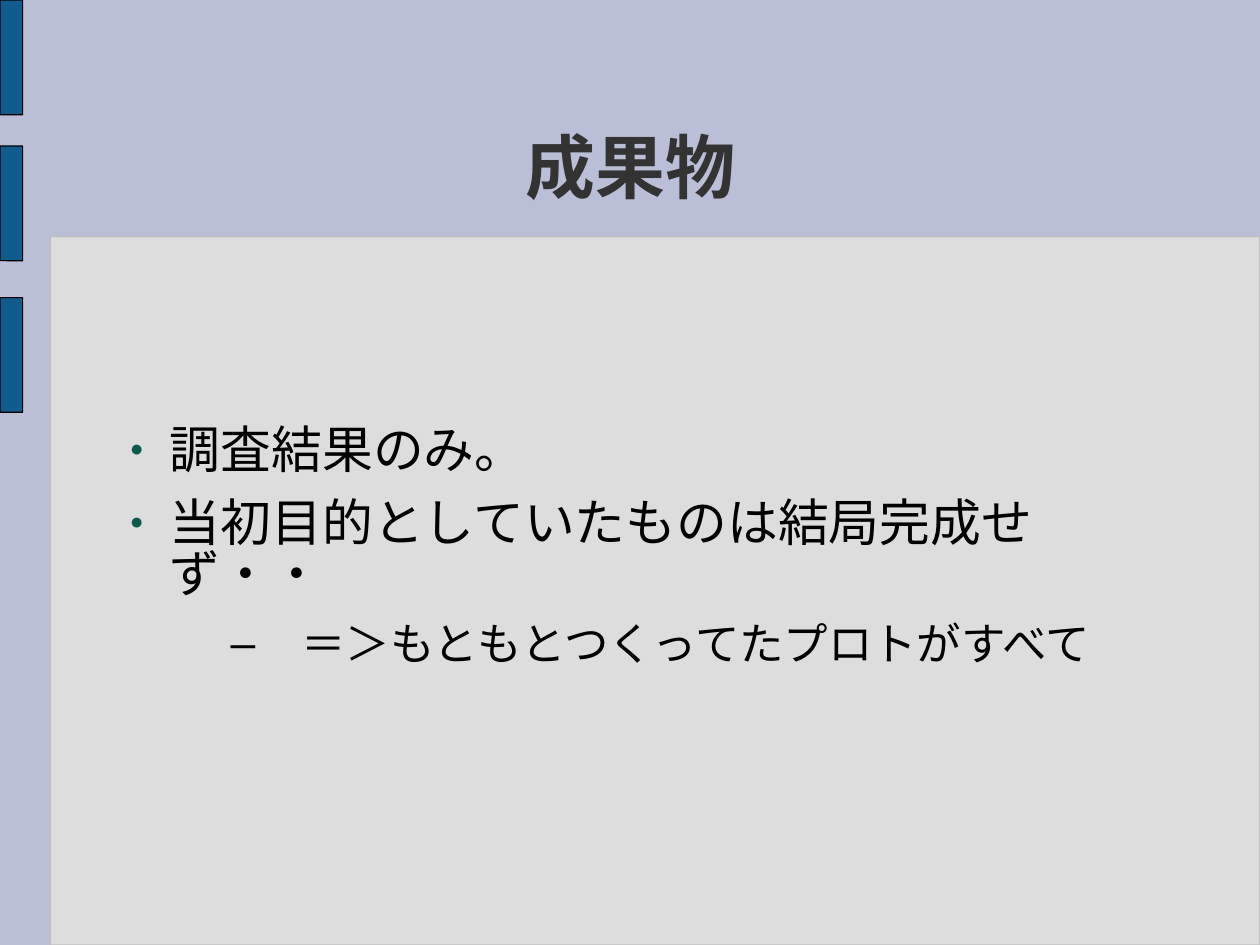
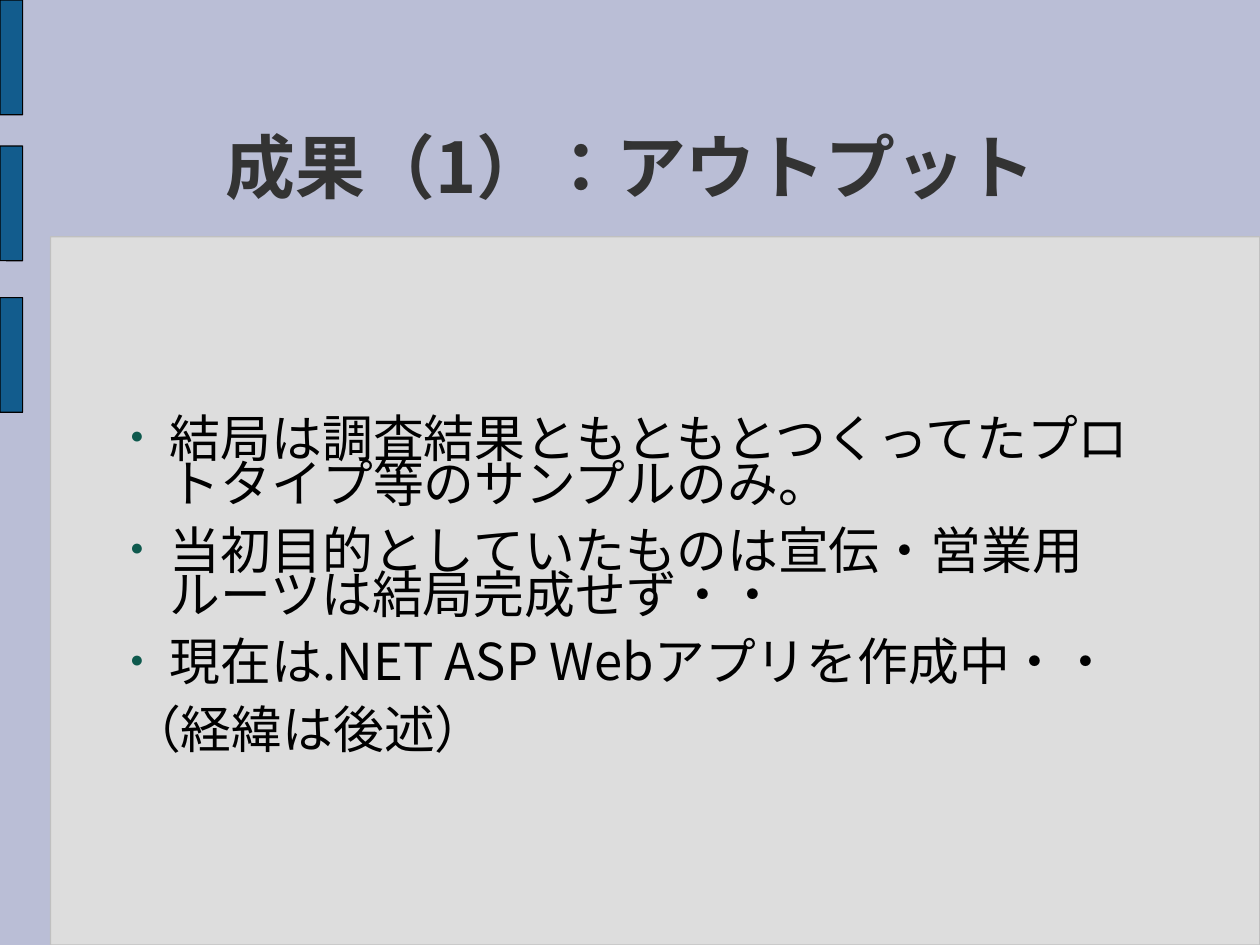
Before and after one commit to sec-d04/RTMWeb, a slide deck: slide 7 of Document/Presentation/RTMWeb_ResearchPresentation.ppt (slide 11 before the commit). Drawn at 1260x945 pixels with LibreOffice and Linux fonts; fonts in the diff are those of the drawing. Boxes give left, top, right and bottom in pixels: in the first picture for what was removed or moved away, otherwise in the second. Text is boxed around its words. In the diff, an @@ line names an element or a change of style, - is before the commit and + after.

Commit message:
成果発表資料全体大修正　一応完成版のつもり
・発表の流れをシンプルにし、それにあわせ全体を再構成した。
・「おさらい」のRTMの説明を削除した。
・今後を修正した。
・OpenHRIにあったRTM+WEBの説明を追加した。
・意見のまとまってない点を記載した。
・新提案を追加した。

```diff
--- a/Document/Presentation/RTMWeb_ResearchPresentation.ppt
+++ b/Document/Presentation/RTMWeb_ResearchPresentation.ppt
@@ title at box(225, 133, 1035, 200): text changed @@
-成果物
+成果（1）：アウトプット
@@ text at box(130, 414, 1129, 753): text changed @@
-● 調査結果のみ。
-● 当初目的としていたものは結局完成せず・・
-  – ＝＞もともとつくってたプロトがすべて
+● 結局は調査結果ともともとつくってたプロトタイプ等のサンプルのみ。
+● 当初目的としていたものは宣伝・営業用ルーツは結局完成せず・・
+● 現在は.NET ASP Webアプリを作成中・・
+（経緯は後述）
```
Also in this commit, not shown: 10 other slides changed, 6 slides added, 4 slides removed.
